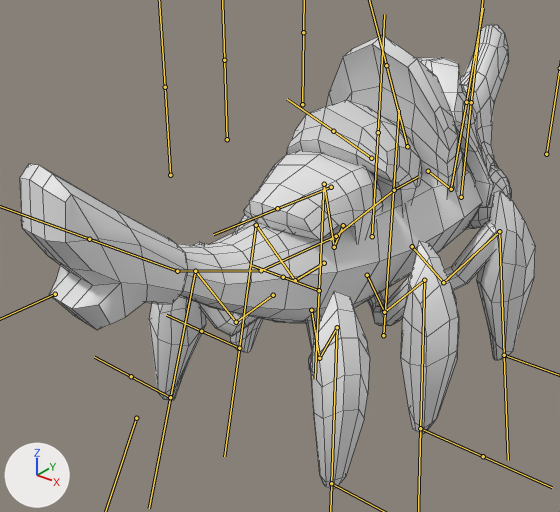
Before and after pictures for a commit that changed the FBX model OMH_Proto/Assets/[Project]/Visuals/Enemy/Pteranim.fbx.
The view is the same before and after, from a camera (50 mm lens) standing at (1.18, -1.92, 1.47) and looking at (-0.13, -0.28, 0.46). The lights are fixed; the arrows at lower left show +X, +Y and +Z. Both versions are drawn at frame 1 of the action 'Armature.002|Action'; the numbers are the values there. The bones that bend it are drawn over the model as lines. Mesh edges are drawn as thin lines.
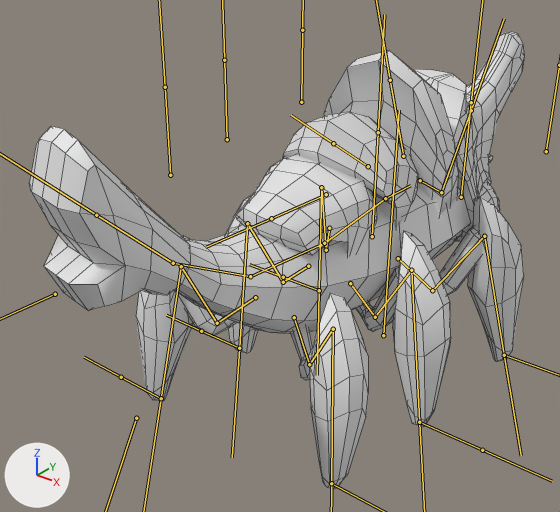
Where the change shows, as pixel boxes (x1, y1, x2, y2) in the pictures (560 x 512 px):
'Cube.073', posed
    before: (19, 24, 535, 489)
    after: (29, 32, 524, 489)
bone 'Torso', root to tip
    before: (394, 190) to (418, 176)
    after: (385, 198) to (410, 185)
bone 'LegAVG1', root to tip
    before: (343, 225) to (334, 247)
    after: (329, 228) to (326, 250)
bone 'LegAVG2', root to tip
    before: (334, 247) to (324, 184)
    after: (326, 250) to (321, 187)
bone 'LegAVG3', root to tip
    before: (324, 184) to (319, 290)
    after: (321, 187) to (319, 290)
bone 'LegAVD1', root to tip
    before: (412, 246) to (443, 282)
    after: (398, 258) to (432, 290)
bone 'LegAVD3', root to tip
    before: (499, 231) to (504, 355)
    after: (484, 236) to (504, 355)
bone 'Head', root to tip
    before: (428, 171) to (451, 189)
    after: (420, 180) to (441, 192)
bone 'Spine2', root to tip
    before: (336, 236) to (261, 270)
    after: (324, 243) to (250, 276)
bone 'Tail1', root to tip
    before: (261, 270) to (177, 271)
    after: (250, 276) to (173, 263)
bone 'LegARD1', root to tip
    before: (311, 310) to (319, 358)
    after: (294, 317) to (309, 364)
bone 'LegARD3', root to tip
    before: (337, 327) to (331, 483)
    after: (333, 329) to (331, 483)
bone 'LegARG1', root to tip
    before: (273, 295) to (236, 322)
    after: (255, 297) to (217, 323)
bone 'LegARG3', root to tip
    before: (195, 271) to (170, 397)
    after: (181, 266) to (161, 398)
bone 'LegMID1', root to tip
    before: (367, 275) to (384, 312)
    after: (350, 283) to (375, 317)
bone 'LegMID2', root to tip
    before: (384, 312) to (424, 280)
    after: (375, 317) to (411, 270)
bone 'LegMID3', root to tip
    before: (424, 280) to (420, 428)
    after: (411, 270) to (419, 422)
bone 'LegMIG1', root to tip
    before: (324, 263) to (295, 280)
    after: (308, 266) to (283, 282)
bone 'LegMIG3', root to tip
    before: (256, 225) to (239, 348)
    after: (247, 223) to (239, 348)
bone 'DorsalBone1', root to tip
    before: (407, 146) to (386, 65)
    after: (403, 156) to (390, 80)
bone 'DorsalBone2', root to tip
    before: (371, 158) to (333, 131)
    after: (368, 166) to (333, 143)
bone 'DorsalBone3', root to tip
    before: (331, 187) to (277, 208)
    after: (326, 194) to (271, 218)

What changed in the scene script:
```text
Change bone_torso:
    where bone_torso = bpy.data.objects['Armature.002'].pose.bones['Torso']  # child of 'Core'
    bone_torso.location: (0.0, 0.0, 0.0) -> (0.0, -0.051, -0.013)
    bone_torso.rotation_quaternion: (1.0, 0.0, 0.0, 0.0) -> (0.998, -0.013, 0.061, 0.002)  # degrees (0, 0, 0) -> degrees (-2, 7, 0)
Change bone_legavg1:
    where bone_legavg1 = bpy.data.objects['Armature.002'].pose.bones['LegAVG1']  # child of 'Torso'
    bone_legavg1.rotation_quaternion: (1.0, 0.0, -0.005, 0.0) -> (0.995, -0.045, 0.013, -0.084)  # degrees (0, -1, 0) -> degrees (-5, 1, -10)
Change bone_legavg2:
    where bone_legavg2 = bpy.data.objects['Armature.002'].pose.bones['LegAVG2']  # child of 'LegAVG1'
    bone_legavg2.rotation_quaternion: (1.0, 0.0, 0.0, 0.0) -> (1.0, -0.017, 0.0, 0.0)  # degrees (0, 0, 0) -> degrees (-2, 0, 0)
Change bone_legavg3:
    where bone_legavg3 = bpy.data.objects['Armature.002'].pose.bones['LegAVG3']  # child of 'LegAVG2'
    bone_legavg3.rotation_quaternion: (1.0, 0.0, 0.0, 0.0) -> (0.999, 0.05, 0.0, -0.002)  # degrees (0, 0, 0) -> degrees (6, 0, 0)
Change bone_legavd1:
    where bone_legavd1 = bpy.data.objects['Armature.002'].pose.bones['LegAVD1']  # child of 'Torso'
    bone_legavd1.rotation_quaternion: (1.0, 0.0, 0.0, 0.0) -> (0.995, 0.087, -0.052, 0.001)  # degrees (0, 0, 0) -> degrees (10, -6, 0)
Change bone_legavd3:
    where bone_legavd3 = bpy.data.objects['Armature.002'].pose.bones['LegAVD3']  # child of 'LegAVD2'
    bone_legavd3.rotation_quaternion: (1.0, 0.0, 0.0, 0.0) -> (1.0, 0.03, 0.0, -0.001)  # degrees (0, 0, 0) -> degrees (3, 0, 0)
Change bone_head:
    where bone_head = bpy.data.objects['Armature.002'].pose.bones['Head']  # child of 'Torso'
    bone_head.rotation_quaternion: (1.0, 0.0, 0.0, 0.0) -> (0.998, 0.05, 0.05, 0.0)  # degrees (0, 0, 0) -> degrees (6, 6, 0)
Change bone_spine2:
    where bone_spine2 = bpy.data.objects['Armature.002'].pose.bones['Spine2']  # child of 'Spine1'
    bone_spine2.rotation_quaternion: (1.0, -0.001, 0.0, -0.011) -> (1.0, 0.0, 0.0, -0.002)  # degrees (0, 0, -1) -> degrees (0, 0, 0)
Change bone_tail1:
    where bone_tail1 = bpy.data.objects['Armature.002'].pose.bones['Tail1']  # child of 'Spine2'
    bone_tail1.location: (0.005, 0.0, 0.0) -> (0.001, 0.0, 0.0)
    bone_tail1.rotation_quaternion: (0.998, -0.029, -0.002, -0.053) -> (0.998, 0.025, -0.001, -0.055)  # degrees (-3, 0, -6) -> degrees (3, 0, -6)
Change bone_legard1:
    where bone_legard1 = bpy.data.objects['Armature.002'].pose.bones['LegARD1']  # child of 'Spine1'
    bone_legard1.rotation_quaternion: (1.0, 0.0, 0.013, -0.002) -> (0.993, 0.063, -0.01, 0.096)  # degrees (0, 1, 0) -> degrees (7, -2, 11)
Change bone_legard3:
    where bone_legard3 = bpy.data.objects['Armature.002'].pose.bones['LegARD3']  # child of 'LegARD2'
    bone_legard3.rotation_quaternion: (1.0, 0.0, 0.0, 0.0) -> (0.999, -0.042, 0.0, 0.0)  # degrees (0, 0, 0) -> degrees (-5, 0, 0)
Change bone_legarg1:
    where bone_legarg1 = bpy.data.objects['Armature.002'].pose.bones['LegARG1']  # child of 'Spine1'
    bone_legarg1.rotation_quaternion: (1.0, 0.0, -0.005, 0.001) -> (0.997, -0.035, 0.063, -0.002)  # degrees (0, -1, 0) -> degrees (-4, 7, -1)
Change bone_legarg3:
    where bone_legarg3 = bpy.data.objects['Armature.002'].pose.bones['LegARG3']  # child of 'LegARG2'
    bone_legarg3.rotation_quaternion: (1.0, 0.0, 0.0, 0.0) -> (0.998, -0.055, 0.0, 0.001)  # degrees (0, 0, 0) -> degrees (-6, 0, 0)
Change bone_legmid1:
    where bone_legmid1 = bpy.data.objects['Armature.002'].pose.bones['LegMID1']  # child of 'Spine1'
    bone_legmid1.rotation_quaternion: (0.999, -0.002, -0.036, 0.003) -> (0.985, 0.13, -0.08, 0.076)  # degrees (0, -4, 0) -> degrees (14, -10, 8)
Change bone_legmid2:
    where bone_legmid2 = bpy.data.objects['Armature.002'].pose.bones['LegMID2']  # child of 'LegMID1'
    bone_legmid2.rotation_quaternion: (1.0, 0.0, 0.0, 0.0) -> (1.0, 0.023, -0.001, 0.0)  # degrees (0, 0, 0) -> degrees (3, 0, 0)
Change bone_legmid3:
    where bone_legmid3 = bpy.data.objects['Armature.002'].pose.bones['LegMID3']  # child of 'LegMID2'
    bone_legmid3.rotation_quaternion: (1.0, 0.0, 0.0, 0.0) -> (0.998, -0.064, 0.0, -0.001)  # degrees (0, 0, 0) -> degrees (-7, 0, 0)
Change bone_legmig1:
    where bone_legmig1 = bpy.data.objects['Armature.002'].pose.bones['LegMIG1']  # child of 'Spine1'
    bone_legmig1.rotation_quaternion: (0.998, -0.005, 0.055, -0.012) -> (0.988, -0.074, 0.1, -0.091)  # degrees (-1, 6, -1) -> degrees (-10, 11, -11)
Change bone_legmig3:
    where bone_legmig3 = bpy.data.objects['Armature.002'].pose.bones['LegMIG3']  # child of 'LegMIG2'
    bone_legmig3.rotation_quaternion: (1.0, 0.0, 0.0, 0.0) -> (0.999, -0.036, 0.0, 0.001)  # degrees (0, 0, 0) -> degrees (-4, 0, 0)
Change bone_dorsalbone1:
    where bone_dorsalbone1 = bpy.data.objects['Armature.002'].pose.bones['DorsalBone1']  # child of 'Spine1'
    bone_dorsalbone1.rotation_quaternion: (1.0, 0.0, 0.0, 0.0) -> (1.0, -0.031, 0.0, 0.0)  # degrees (0, 0, 0) -> degrees (-4, 0, 0)
Change bone_dorsalbone2:
    where bone_dorsalbone2 = bpy.data.objects['Armature.002'].pose.bones['DorsalBone2']  # child of 'Spine1'
    bone_dorsalbone2.rotation_quaternion: (1.0, 0.0, 0.0, 0.0) -> (1.0, -0.022, 0.0, 0.0)  # degrees (0, 0, 0) -> degrees (-3, 0, 0)
Change bone_dorsalbone3:
    where bone_dorsalbone3 = bpy.data.objects['Armature.002'].pose.bones['DorsalBone3']  # child of 'Spine1'
    bone_dorsalbone3.rotation_quaternion: (1.0, 0.0, 0.0, 0.0) -> (1.0, -0.017, 0.0, 0.0)  # degrees (0, 0, 0) -> degrees (-2, 0, 0)
```
